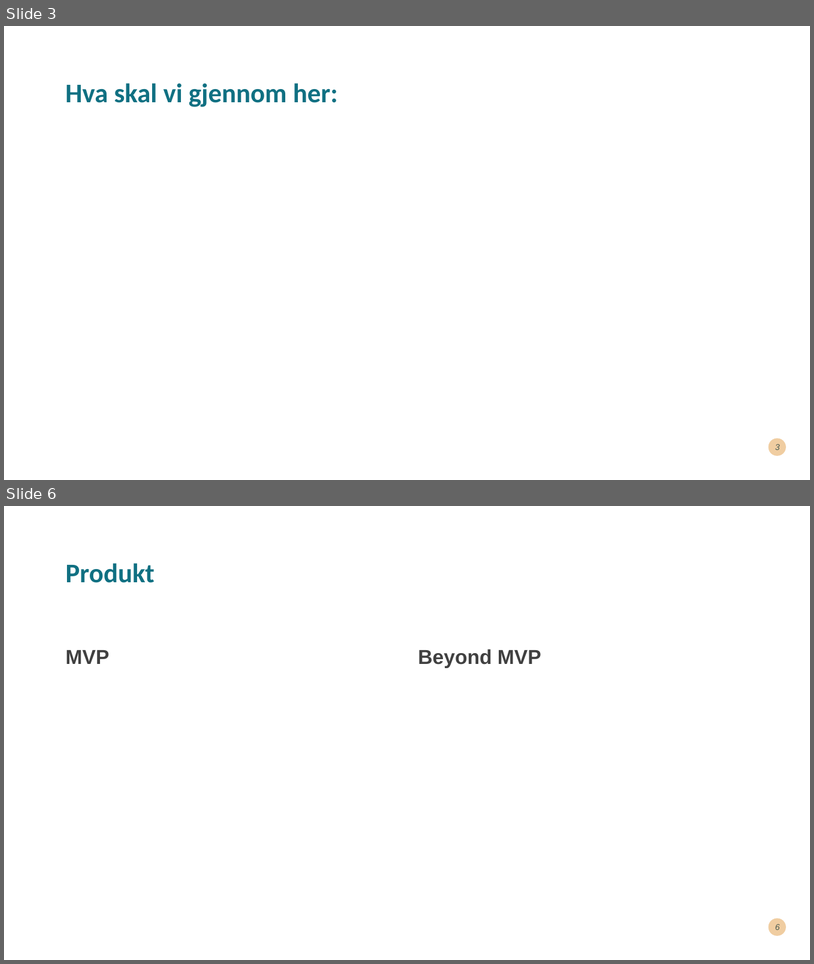
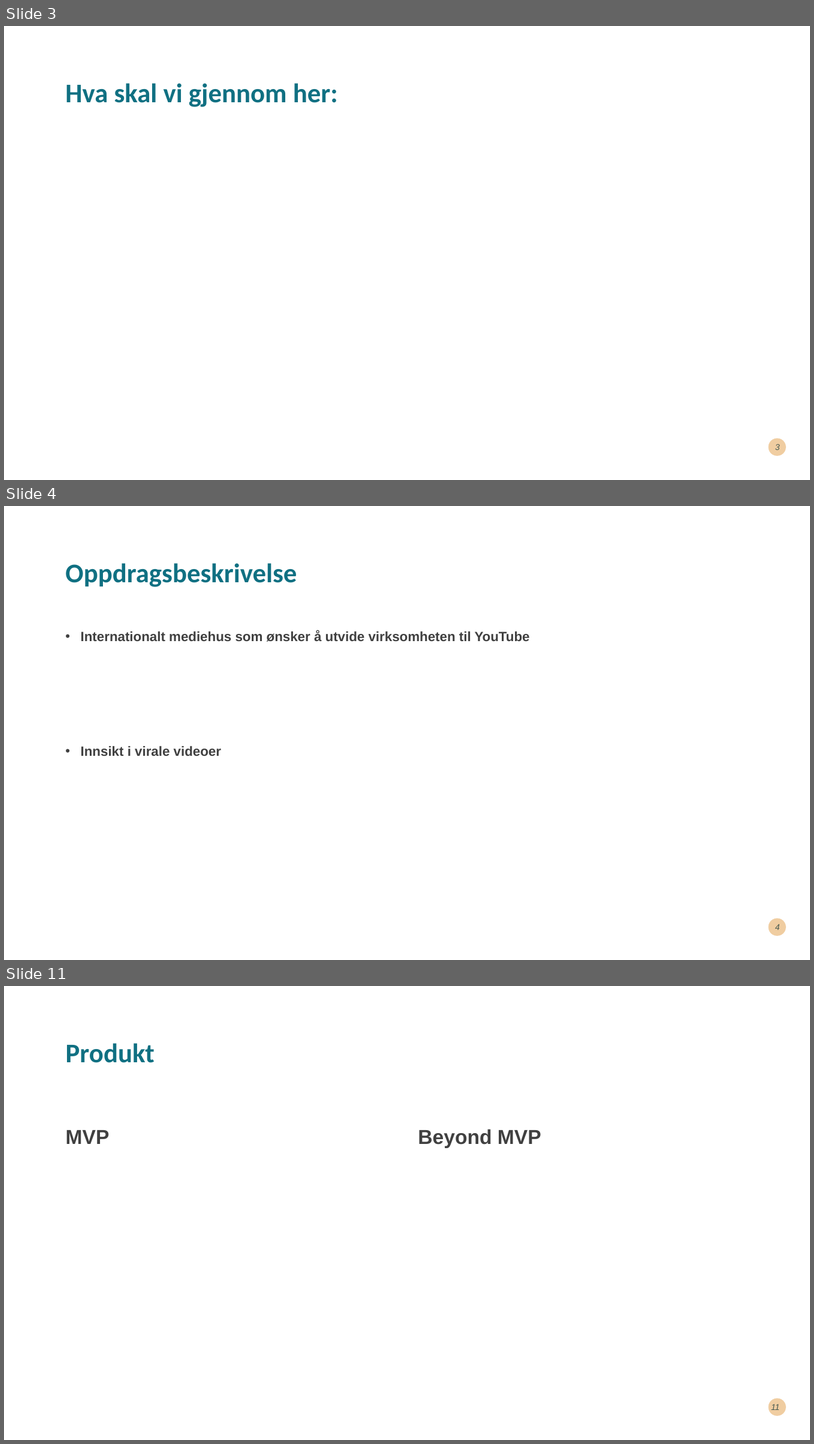
Before and after one commit to M4rieH/graduation_project, a slide deck: jama_presentation.pptx. Shown one above the other, each under a label of ours: slides 3 and 6 before the commit, slides 3, 4 and 11 after it; the slides between them are not shown. The pictures are 814x964 and 814x1444 pixels, drawn with LibreOffice and Linux fonts; fonts in the diff are those of the drawing. Boxes give left, top, right and bottom in pixels: in the first picture for what was removed or moved away, otherwise in the second. Text is boxed around its words. In the diff, an @@ line names an element or a change of style, - is before the commit and + after.

```diff
--- a/jama_presentation.pptx
+++ b/jama_presentation.pptx
@@ slide 4 added at (x1=4, y1=506, x2=810, y2=960), background #FFFFFF; not listed: 1 template element that a slide beside it also shows @@
@@ title added at (x1=65, y1=563, x2=297, y2=587), 32 pt, text #107082, bold @@
+Oppdragsbeskrivelse
@@ text added at (x1=81, y1=630, x2=530, y2=756), 16 pt, text #404040, bold @@
+• Internationalt mediehus som ønsker å utvide virksomheten til YouTube
+• Innsikt i virale videoer
@@ page number added at (x1=776, y1=924, x2=780, y2=930), 10 pt, text #00292E at 70% opacity, italic @@
+4
@@ what was slide 6 is now slide 11 @@
@@ page number at (x1=771, y1=1404, x2=780, y2=1410): text changed @@
-6
+11
```
Also in this commit, not shown: 5 other slides added, 1 slide removed, 1 other file.
